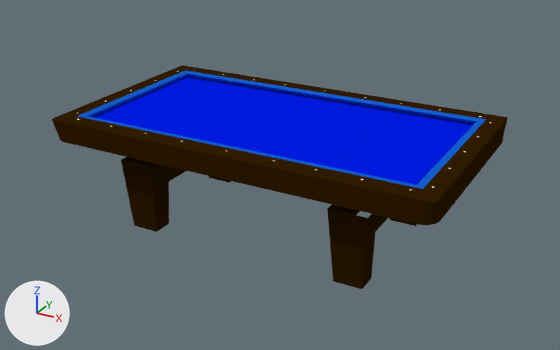
One commit to the Blender file dist/models/threecushion.blend: the scene before it, then after it.
Before and after are seen from a camera (50 mm lens) standing at (44.6, -81.2, 33.0) and looking at (0.1, -0.2, -7.5). Lighting does not change. The marker at lower left points along +X, +Y and +Z.

Objects in the first picture: 'CornerMetal', 'Cube', 'EndCushion', 'EndRail', 'FullCloth', 'Legs', 'SideCushion', 'SideRail'.
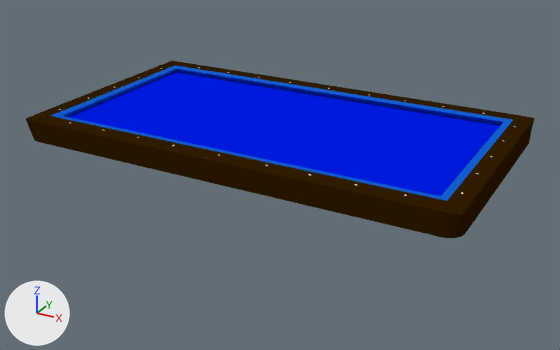
Commit message: draw three cushion table

Pixel boxes [x1, y1, x2, y2] of what changed, in the pictures (560 x 350 px; the box of a moved part takes in the faces that stretch with it):
'SideRail', reshaped, moved (13% wider, 12% taller)
    before: [71, 68, 482, 221]
    after: [44, 63, 508, 234]
'EndRail', reshaped, moved (12% wider, 13% taller)
    before: [70, 70, 502, 214]
    after: [45, 65, 529, 228]
'Legs', hidden
    before: [121, 157, 417, 289]
'SideCushion', reshaped, moved (12% wider, 15% taller)
    before: [78, 71, 485, 189]
    after: [54, 65, 512, 201]
'CornerMetal', moved
    before: [52, 65, 508, 225]
    after: [26, 61, 534, 238]
'EndCushion', reshaped, moved (13% wider, 12% taller)
    before: [78, 70, 486, 189]
    after: [51, 66, 513, 200]
'Cube', moved
    before: [213, 88, 334, 180]
    after: [205, 85, 337, 185]
part 1 of me_cube_001, moved or reshaped
    before: [93, 76, 474, 185]
    after: [67, 71, 500, 196]

The change, as a diff of the scene's bpy script:
```diff
--- a/dist/models/threecushion.blend.py
+++ b/dist/models/threecushion.blend.py
@@ me_cube_001 @@
-me_cube_001.from_pydata(...)  # 45 vertices, 40 faces; spans x -23.0..23.0, y -12.0..12.0, z 0.2
+me_cube_001.from_pydata(...)  # 45 vertices, 40 faces; spans x -26.0..26.0, y -13.5..13.4, z 0.2
+# me_cube_001 part 1: 36 of 45 vertices moved; they spanned x -23.0..23.0, y -12.0..12.0, z 0.2 and now span x -26.0..26.0, y -13.5..13.4, z 0.2; mean shift (0.3, 0.0, 0.0); largest move (-22.0, -11.0, 0.2) -> (-25.0, -12.5, 0.2)
 me_cube_001.materials.append(mat_cloth)
@@ me_cube_002 @@
 me_cube_002.from_pydata(...)  # 24 vertices, 15 faces; spans x -0.37..1.84, y -1.17..10.13, z -2.5..0.42
+# me_cube_002 part 2
+for i in [1, *range(3, 7)]: me_cube_002.vertices[i].co += Vector((0.0, -1.5, 0.0))
 me_cube_002.materials.append(mat_wood)
@@ me_cube @@
 me_cube.from_pydata(...)  # 18 vertices, 15 faces; spans x -1.55..-0.59, y -1.3..1.0, z -1.0..1.0
 # used by ob_endcushion; location = (23.5, -5.17, -0.12); scale = (1.0, 5.17, 0.376)
+# me_cube part 3: all 10 vertices in x -1.55..-0.59, y -1.3..-1.03, z -1.0..1.0 are moved by (0.0, -0.29, 0.0)
 me_cube.materials.append(mat_cushionblue)
@@ me_cube_003 @@
 me_cube_003.from_pydata(...)  # 37 vertices, 24 faces; spans x -0.4..1.8, y -1.2..21.1, z -2.5..0.4
 # used by ob_siderail; location = (20.89, -12.28, -0.12); rotation_euler = (0.0, 0.0, 1.571), in degrees (0, 0, 90); scale = (-1.0, 1.0, 1.0)
+# me_cube_003 part 4
+for i in [0, 2, 3, 8, 9]: me_cube_003.vertices[i].co += Vector((0.0, -3.0, 0.0))
 me_cube_003.materials.append(mat_wood)
@@ me_sidecushion @@
 me_sidecushion.from_pydata(...)  # 18 vertices, 15 faces; spans x -1.55..-0.59, y -1.31..3.11, z -1.0..1.0
 # used by ob_sidecushion; location = (16.11, -12.5, -0.12); rotation_euler = (0.0, 0.0, 1.571), in degrees (0, 0, 90); scale = (-1.0, 5.17, 0.376)
+# me_sidecushion part 5
+for i in [2, 3, 8, *range(11, 17)]: me_sidecushion.vertices[i].co += Vector((0.0, -0.58, 0.0))
 me_sidecushion.materials.append(mat_cushionblue)
@@ ob_cornermetal @@
 ob_cornermetal = bpy.data.objects.new('CornerMetal', me_cube_004)
-ob_cornermetal.location = (23.53, -12.46, -0.51)
+ob_cornermetal.location = (26.53, -13.96, -0.51)
 ob_cornermetal.scale = (1.59, 1.59, 1.44)
@@ ob_endrail @@
 ob_endrail = bpy.data.objects.new('EndRail', me_cube_002)
-ob_endrail.location = (23.28, -9.95, -0.12)
+ob_endrail.location = (26.28, -9.95, -0.12)
 _m = ob_endrail.modifiers.new('Mirror', 'MIRROR')
@@ ob_endcushion @@
 ob_endcushion = bpy.data.objects.new('EndCushion', me_cube)
-ob_endcushion.location = (23.5, -5.17, -0.12)
+ob_endcushion.location = (26.5, -5.17, -0.12)
 ob_endcushion.scale = (1.0, 5.17, 0.376)
@@ ob_cube @@
 ob_cube = bpy.data.objects.new('Cube', me_cube_008)
-ob_cube.location = (0.0, -13.12, -1.0)
+ob_cube.location = (0.0, -14.62, -1.0)
 ob_cube.scale = (0.864, 1.0, 1.26)
@@ ob_siderail @@
 ob_siderail = bpy.data.objects.new('SideRail', me_cube_003)
-ob_siderail.location = (20.89, -12.28, -0.12)
+ob_siderail.location = (20.89, -13.78, -0.12)
 ob_siderail.rotation_euler = (0.0, 0.0, 1.571)  # degrees (0, 0, 90)
@@ ob_sidecushion @@
 ob_sidecushion = bpy.data.objects.new('SideCushion', me_sidecushion)
-ob_sidecushion.location = (16.11, -12.5, -0.12)
+ob_sidecushion.location = (16.11, -14.0, -0.12)
 ob_sidecushion.rotation_euler = (0.0, 0.0, 1.571)  # degrees (0, 0, 90)
@@ ob_legs @@
 _m = ob_legs.modifiers.new('Decimate', 'DECIMATE')
 _m.angle_limit = 0.351
+ob_legs.hide_set(True)
```
